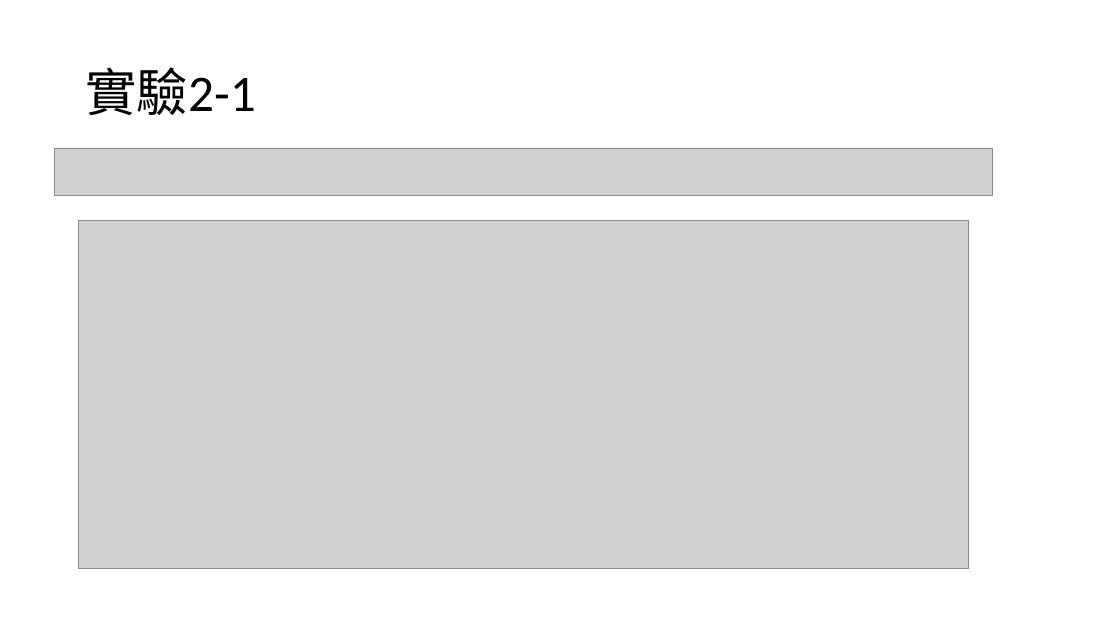
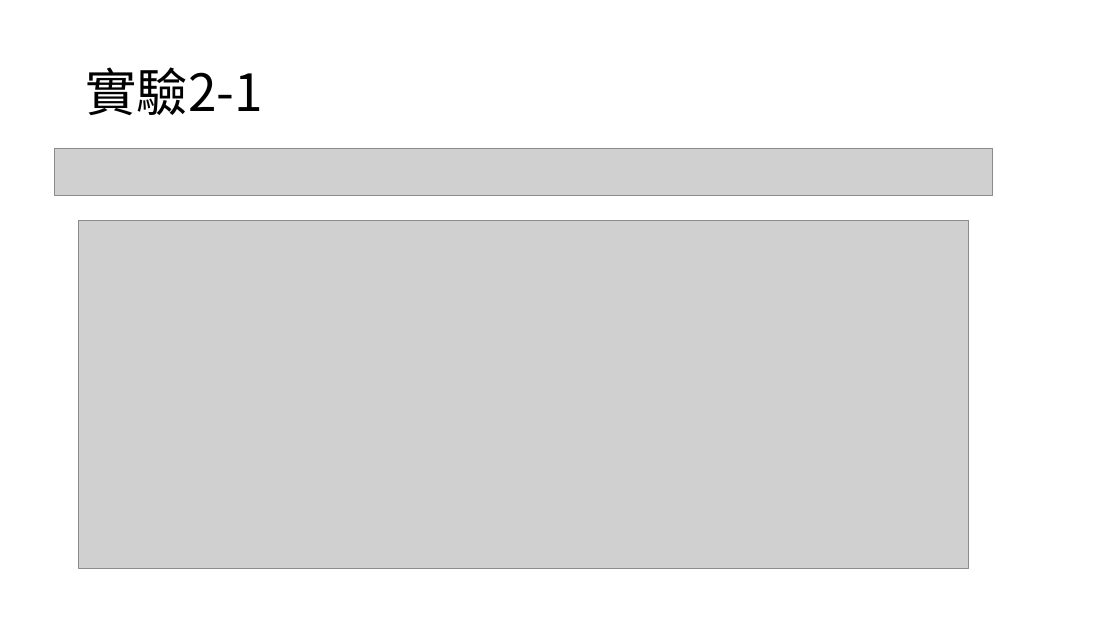
Before and after one commit to yeyi58095/control_lab, a slide deck: slide 2 of 實驗二/presentation/實驗二結報.pptx. Drawn at 1120x630 pixels with LibreOffice and Linux fonts; fonts in the diff are those of the drawing; grey boxes stand for pictures. Boxes give left, top, right and bottom in pixels: in the first picture for what was removed or moved away, otherwise in the second. Text is boxed around its words. In the diff, an @@ line names an element or a change of style, - is before the commit and + after.

```diff
--- a/實驗二/presentation/實驗二結報.pptx
+++ b/實驗二/presentation/實驗二結報.pptx
@@ title "實驗2-1" at bbox=[85, 67, 263, 115]: font Calibri to Noto Sans CJK SC @@
```
Also in this commit, not shown: 10 other slides changed, 5 slides added, 6 slides removed, 1 other file.
